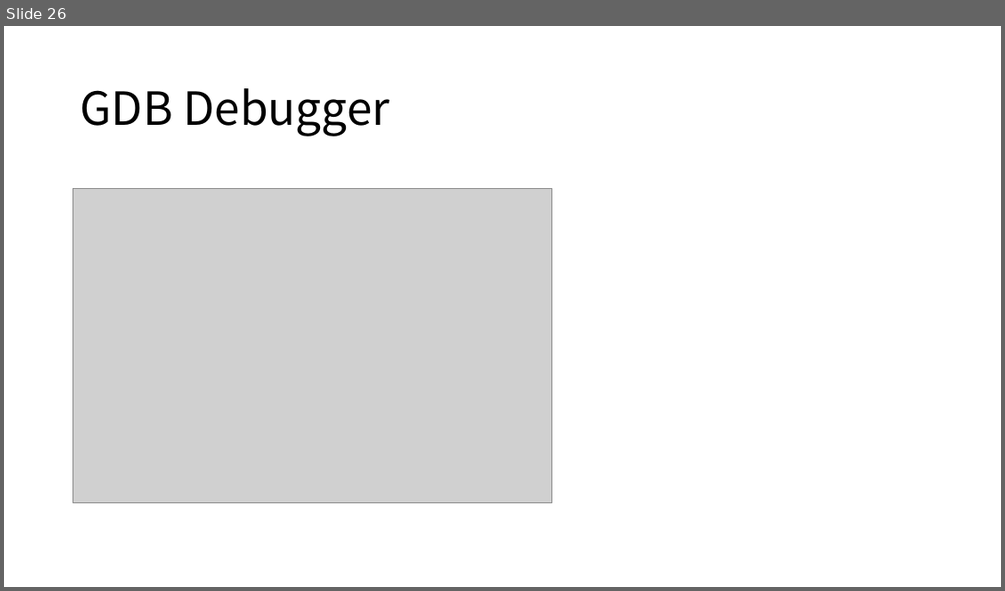
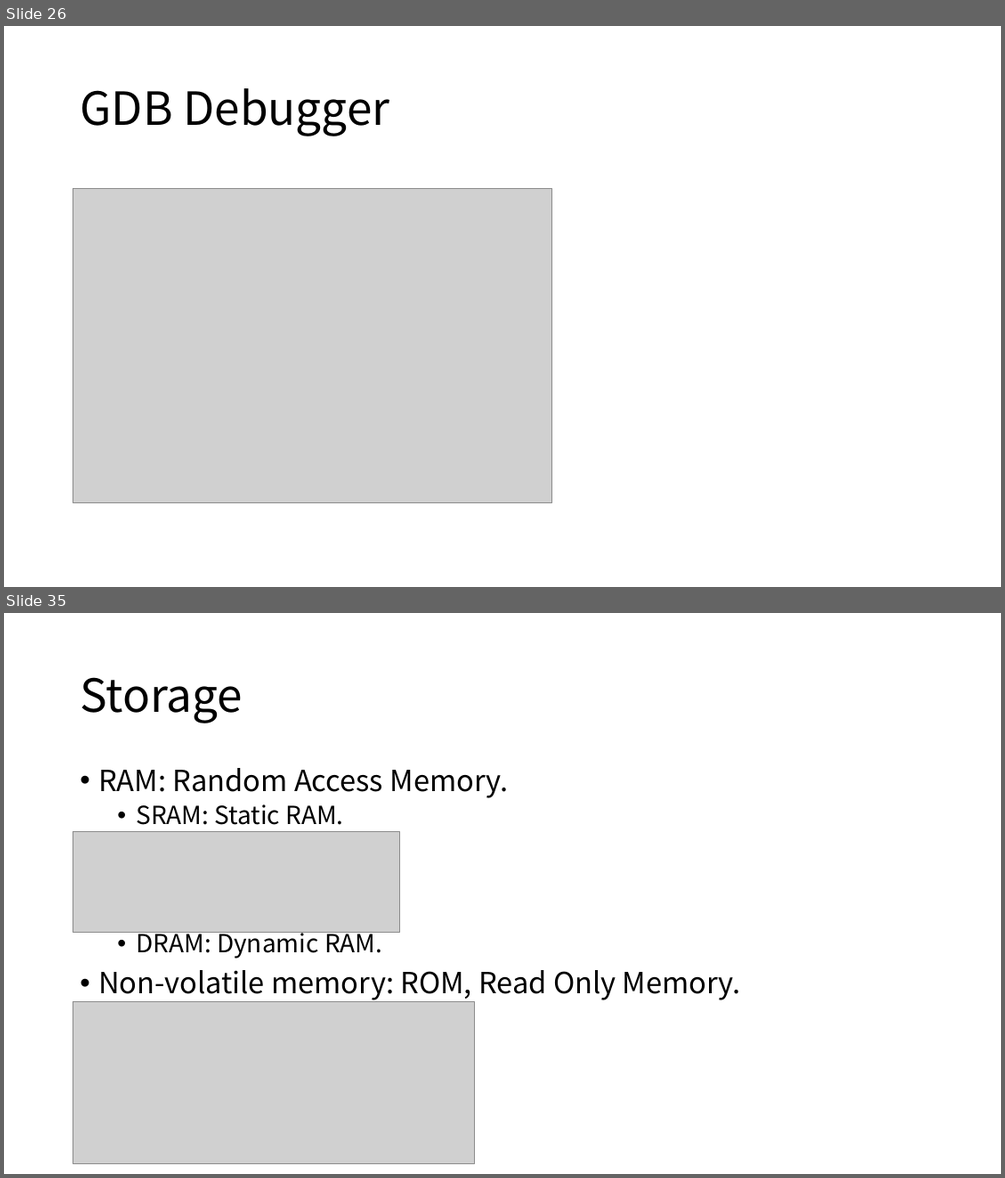
Before and after one commit to Lyther/wiki, a slide deck: docs/assets/Operating Systems.pptx. Shown one above the other, each under a label of ours: slide 26 before the commit, slides 26 and 35 after it; the slides between them are not shown. The pictures are 1005x591 and 1005x1178 pixels, drawn with LibreOffice and Linux fonts; fonts in the diff are those of the drawing; grey boxes stand for pictures. Boxes give left, top, right and bottom in pixels: in the first picture for what was removed or moved away, otherwise in the second. Text is boxed around its words. In the diff, an @@ line names an element or a change of style, - is before the commit and + after.

```diff
--- a/docs/assets/Operating Systems.pptx
+++ b/docs/assets/Operating Systems.pptx
@@ slide 35 added at bbox=[4, 613, 1001, 1174], background #FFFFFF @@
@@ title added at bbox=[80, 677, 243, 723], 44 pt, text #000000 @@
+Storage
@@ text added at bbox=[98, 768, 741, 1000], 28 pt, text #000000 @@
+• RAM: Random Access Memory.
+  • SRAM: Static RAM.
+  • DRAM: Dynamic RAM.
+• Non-volatile memory: ROM, Read Only Memory.
@@ picture added at bbox=[73, 831, 399, 932] @@
@@ picture added at bbox=[73, 1001, 474, 1163] @@
```
Also in this commit, not shown: 35 other slides added, 1 other file.
